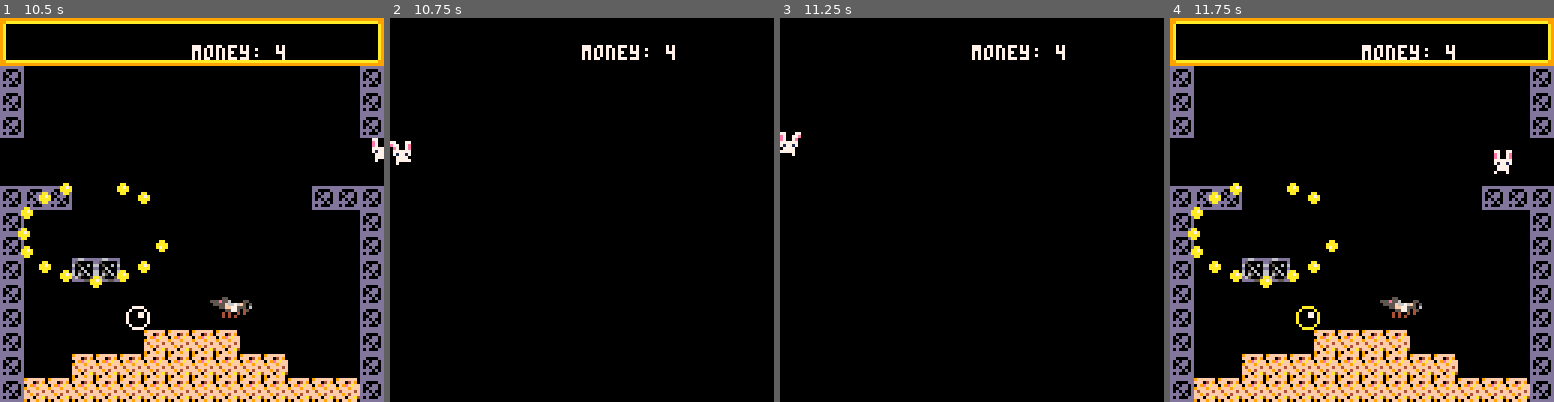
Above: before the commit, frames 1-4 (left to right).
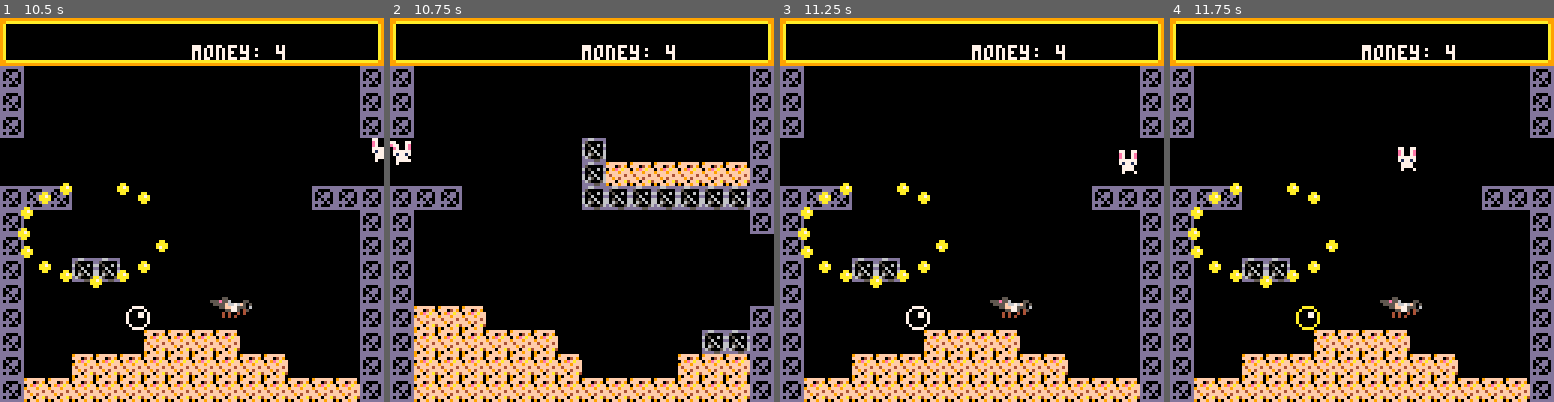
Above: after the commit, the same moments.

Repository: zvxr/shrimpkeeper
Game: PICO-8 cartridge shrimpkeeper.p8
The game is run twice, just before and just after one commit, with the same random seed, the same clock (stepped at 60 frames per second) and the same inputs.
Inputs:
- Up to frame 1 (10.5 s): tap X (X key) at 0.33, 0.7, 1.43, 2.58, 3.1, 3.62, 4.13, 4.65, 5.17, 5.68, 6.2, 6.72, 7.23, 7.75, 8.27, 8.78, 9.3, 9.82, 10.33 s; hold Right 2.33-3.33 s; hold Right 3.38-4.22 s; hold Right 4.72-5.72 s; hold Left 6.15-6.98 s; hold Right 7.03-8.03 s; hold Right 8.08-8.92 s; hold Right 9.42-10.42 s
- Up to frame 2 (10.75 s): no input
- Up to frame 3 (11.25 s): tap X (X key) at 10.85 s; hold Left from 10.85 s (still down)
- Up to frame 4 (11.75 s): tap X (X key) at 11.37 s; release Left at 11.68 s

Frame 1 is identical in both runs. In frame 2, 26% of the frame differs, in the area x 0-100%, y 0-100%; in frame 3, 22%; in frame 4, 0.4%.

Commit message:
add room

Diff:
--- a/shrimpkeeper.p8
+++ b/shrimpkeeper.p8
@@ -199,24 +199,24 @@
 0003030300000000000202000000000000030303000000000002000000000000000000000000000000000000000000000000000000000000000000000000000000000000000000000000000000000000000000000000000000000000000000000000000000000000000000000000000000000000000000000000000000000000
 0000000000000000000000000000000000000000000000000000000000000000000000000000000000000000000000000000000000000000000000000000000000000000000000000000000000000000000000000000000000000000000000000000000000000000000000000000000000000000000000000000000000000000
 __map__
-0102020202020202020202020202020301020202020202020202020202020203000000000000000000000000000000000000000000000000000000000000000000000000000000000000000000000000000000000000000000000000000000000000000000000000000000000000000000000000000000000000000000000000
-1112121212121212121212121212121311121212121212121212121212121213000000000000000000000000000000000000000000000000000000000000000000000000000000000000000000000000000000000000000000000000000000000000000000000000000000000000000000000000000000000000000000000000
-0900000000000000000000000000000909000000000000000000000000000009000000000000000000000000000000000000000000000000000000000000000000000000000000000000000000000000000000000000000000000000000000000000000000000000000000000000000000000000000000000000000000000000
-0900000000000000000000000000000909000000000000000000000000000009000000000000000000000000000000000000000000000000000000000000000000000000000000000000000000000000000000000000000000000000000000000000000000000000000000000000000000000000000000000000000000000000
-0900000000000000000000000000000909000000000000000000000000000009000000000000000000000000000000000000000000000000000000000000000000000000000000000000000000000000000000000000000000000000000000000000000000000000000000000000000000000000000000000000000000000000
-090000000a0a0000000000000000000000000000000000000000000000000000000000000000000000000000000000000000000000000000000000000000000000000000000000000000000000000000000000000000000000000000000000000000000000000000000000000000000000000000000000000000000000000000
-0900000000000000000000000000000000000000000000000000000000000000000000000000000000000000000000000000000000000000000000000000000000000000000000000000000000000000000000000000000000000000000000000000000000000000000000000000000000000000000000000000000000000000
-0900000000000000000000000009090909090900000000000000000000090909000000000000000000000000000000000000000000000000000000000000000000000000000000000000000000000000000000000000000000000000000000000000000000000000000000000000000000000000000000000000000000000000
-0900000000000000000000000000000909000000000000000000000000000009000000000000000000000000000000000000000000000000000000000000000000000000000000000000000000000000000000000000000000000000000000000000000000000000000000000000000000000000000000000000000000000000
-0900000000000000000000000000000909000000000000000000000000000009000000000000000000000000000000000000000000000000000000000000000000000000000000000000000000000000000000000000000000000000000000000000000000000000000000000000000000000000000000000000000000000000
-091919190000000000000000000000090900000a0a0000000000000000000009000000000000000000000000000000000000000000000000000000000000000000000000000000000000000000000000000000000000000000000000000000000000000000000000000000000000000000000000000000000000000000000000
-0909090900000000000000000000000909000000000000000000000000000009000000000000000000000000000000000000000000000000000000000000000000000000000000000000000000000000000000000000000000000000000000000000000000000000000000000000000000000000000000000000000000000000
-0900000000000000000000000000000909000000000000000000000000000009000000000000000000000000000000000000000000000000000000000000000000000000000000000000000000000000000000000000000000000000000000000000000000000000000000000000000000000000000000000000000000000000
-0900000000000000000000001919190909000000000019191919000000000009000000000000000000000000000000000000000000000000000000000000000000000000000000000000000000000000000000000000000000000000000000000000000000000000000000000000000000000000000000000000000000000000
-0900000000000000000019191919190909000019191919191919191900000009000000000000000000000000000000000000000000000000000000000000000000000000000000000000000000000000000000000000000000000000000000000000000000000000000000000000000000000000000000000000000000000000
-0919191919191919191919191919190909191919191919191919191919191909000000000000000000000000000000000000000000000000000000000000000000000000000000000000000000000000000000000000000000000000000000000000000000000000000000000000000000000000000000000000000000000000
-…(5 lines of a section not shown)…
+0102020202020202020202020202020301020202020202020202020202020203010202020202020202020202020202030000000000000000000000000000000000000000000000000000000000000000000000000000000000000000000000000000000000000000000000000000000000000000000000000000000000000000
+1112121212121212121212121212121311121212121212121212121212121213111212121212121212121212121212130000000000000000000000000000000000000000000000000000000000000000000000000000000000000000000000000000000000000000000000000000000000000000000000000000000000000000
+0900000000000000000000000000000909000000000000000000000000000009090000000000000000000000000000090000000000000000000000000000000000000000000000000000000000000000000000000000000000000000000000000000000000000000000000000000000000000000000000000000000000000000
+0900000000000000000000000000000909000000000000000000000000000009090000000000000000000000000000090000000000000000000000000000000000000000000000000000000000000000000000000000000000000000000000000000000000000000000000000000000000000000000000000000000000000000
+0900000000000000000000000000000909000000000000000000000000000009090000000000000000000000000000090000000000000000000000000000000000000000000000000000000000000000000000000000000000000000000000000000000000000000000000000000000000000000000000000000000000000000
+090000000a0a000000000000000000000000000000000000000000000000000000000000000000000a000000000000090000000000000000000000000000000000000000000000000000000000000000000000000000000000000000000000000000000000000000000000000000000000000000000000000000000000000000
+090000000000000000000000000000000000000000000000000000000000000000000000000000000a191919191919090000000000000000000000000000000000000000000000000000000000000000000000000000000000000000000000000000000000000000000000000000000000000000000000000000000000000000
+090000000000000000000000000909090909090000000000000000000009090909090900000000000a0a0a0a0a0a0a090000000000000000000000000000000000000000000000000000000000000000000000000000000000000000000000000000000000000000000000000000000000000000000000000000000000000000
+0900000000000000000000000000000909000000000000000000000000000009090000000000000000000000000000090000000000000000000000000000000000000000000000000000000000000000000000000000000000000000000000000000000000000000000000000000000000000000000000000000000000000000
+0900000000000000000000000000000909000000000000000000000000000009090000000000000000000000000000000000000000000000000000000000000000000000000000000000000000000000000000000000000000000000000000000000000000000000000000000000000000000000000000000000000000000000
+091919190000000000000000000000090900000a0a0000000000000000000009090000000000000000000000000000000000000000000000000000000000000000000000000000000000000000000000000000000000000000000000000000000000000000000000000000000000000000000000000000000000000000000000
+0909090900000000000000000000000909000000000000000000000000000009090000000000000000000000000000000000000000000000000000000000000000000000000000000000000000000000000000000000000000000000000000000000000000000000000000000000000000000000000000000000000000000000
+0900000000000000000000000000000909000000000000000000000000000009091919190000000000000000000000090000000000000000000000000000000000000000000000000000000000000000000000000000000000000000000000000000000000000000000000000000000000000000000000000000000000000000
+0900000000000000000000001919190909000000000019191919000000000009091919191919190000000000000a0a090000000000000000000000000000000000000000000000000000000000000000000000000000000000000000000000000000000000000000000000000000000000000000000000000000000000000000
+0900000000000000000019191919190909000019191919191919191900000009091919191919191900000000191919090000000000000000000000000000000000000000000000000000000000000000000000000000000000000000000000000000000000000000000000000000000000000000000000000000000000000000
+0919191919191919191919191919190909191919191919191919191919191909091919191919191919191919191919090000000000000000000000000000000000000000000000000000000000000000000000000000000000000000000000000000000000000000000000000000000000000000000000000000000000000000
+…(5 lines of a section not shown)…
